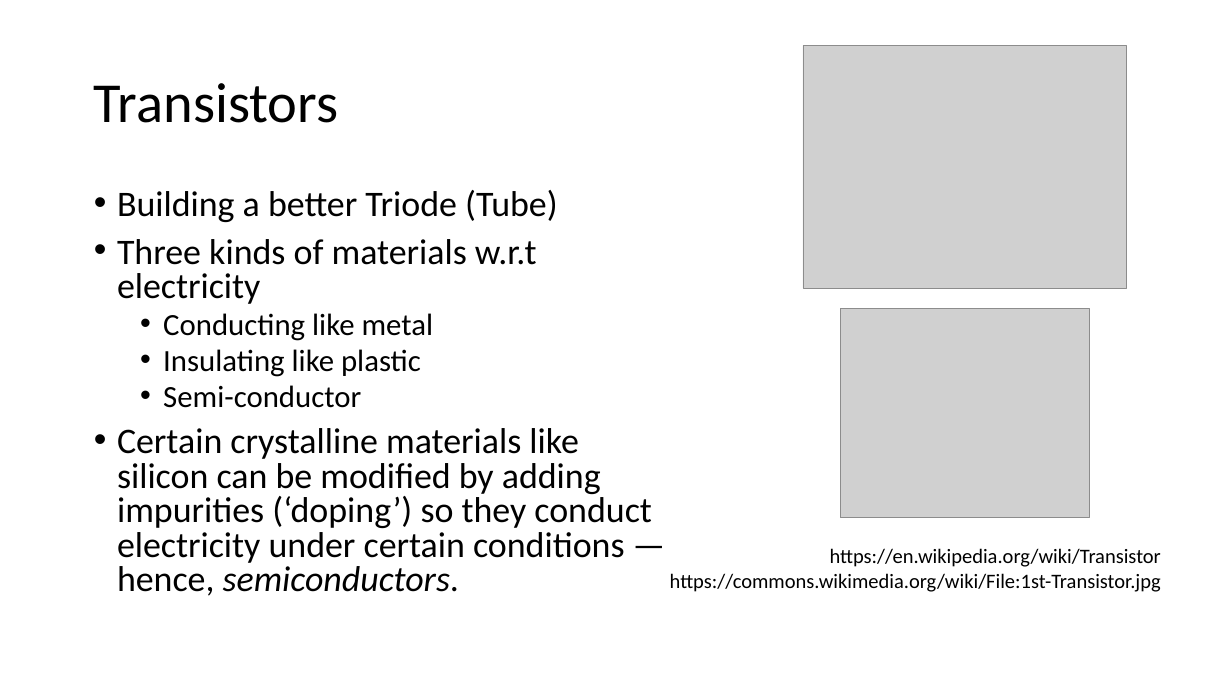
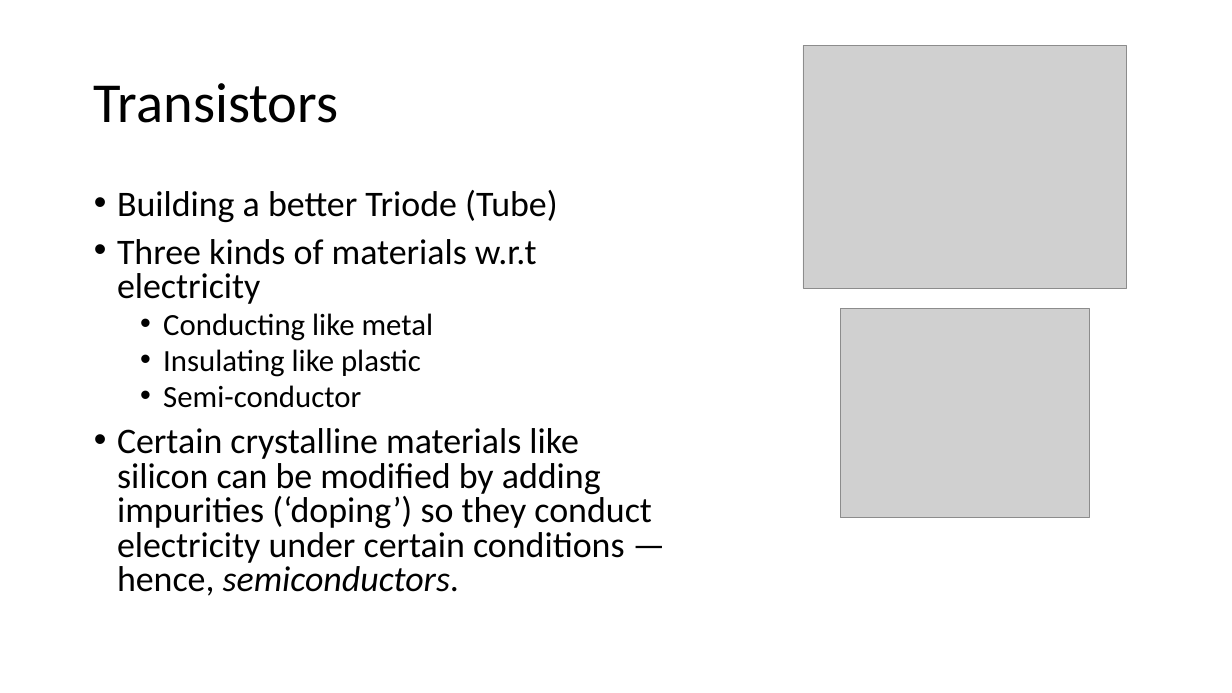
Before and after one commit to csev/ca4e, a slide deck: slide 8 of lectures/02-SolidState.pptx. Drawn at 1232x693 pixels with LibreOffice and Linux fonts; fonts in the diff are those of the drawing; grey boxes stand for pictures. Boxes give left, top, right and bottom in pixels: in the first picture for what was removed or moved away, otherwise in the second. Text is boxed around its words. In the diff, an @@ line names an element or a change of style, - is before the commit and + after.

```diff
--- a/lectures/02-SolidState.pptx
+++ b/lectures/02-SolidState.pptx
@@ text removed at bbox=[670, 548, 1161, 592] @@
-https://en.wikipedia.org/wiki/Transistor
-https://commons.wikimedia.org/wiki/File:1st-Transistor.jpg
```
Also in this commit, not shown: 12 other slides changed, 1 slide removed, 2 other files.
